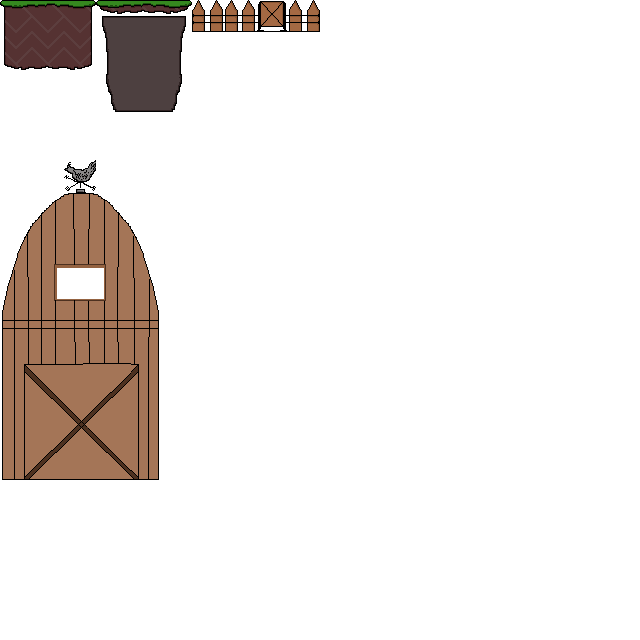
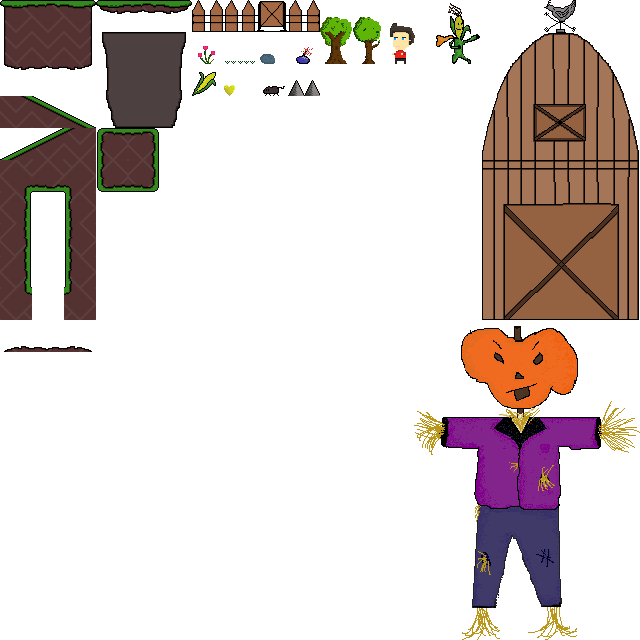
Comparing the layer stacks of the two w=640, h=640 images. Changes:
removed layer "tileset" over [0, 16, 320, 480]
showed "Background", painted on it over [0, 0, 640, 640]
